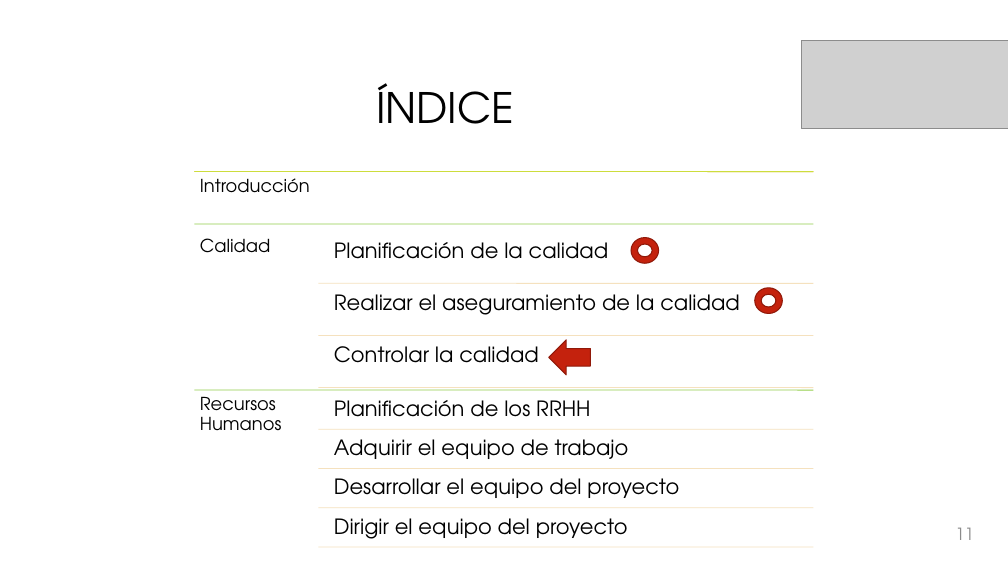
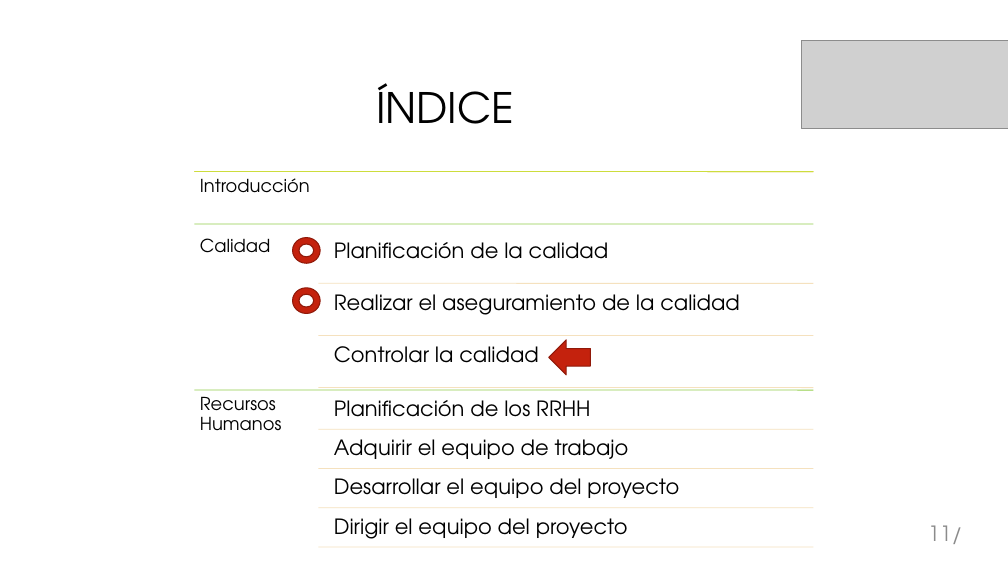
Before and after one commit to galledohm/Gestion_Proyectos, a slide deck: slide 12 of Documentos_generados/3. Gestion de Calidad y RRHH/Presentación3.pptx (slide 11 before the commit). Drawn at 1008x567 pixels with LibreOffice and Linux fonts; fonts in the diff are those of the drawing; grey boxes stand for pictures; background and template pictures are left out. Boxes give left, top, right and bottom in pixels: in the first picture for what was removed or moved away, otherwise in the second. Text is boxed around its words. In the diff, an @@ line names an element or a change of style, - is before the commit and + after.

```diff
--- a/Documentos_generados/3. Gestion de Calidad y RRHH/Presentación3.pptx
+++ b/Documentos_generados/3. Gestion de Calidad y RRHH/Presentación3.pptx
@@ donut: place and size @@
-donut at [631,237,659,263]
+donut at [293,237,320,263]
@@ donut: place and size @@
-donut at [755,288,782,314]
+donut at [293,288,320,314]
@@ page number at [928,525,962,544]: text changed; size 16 to 20 pt @@
-11
+11/
```
Also in this commit, not shown: 8 other slides changed, 2 slides added, 24 slides removed, 1 other file.
